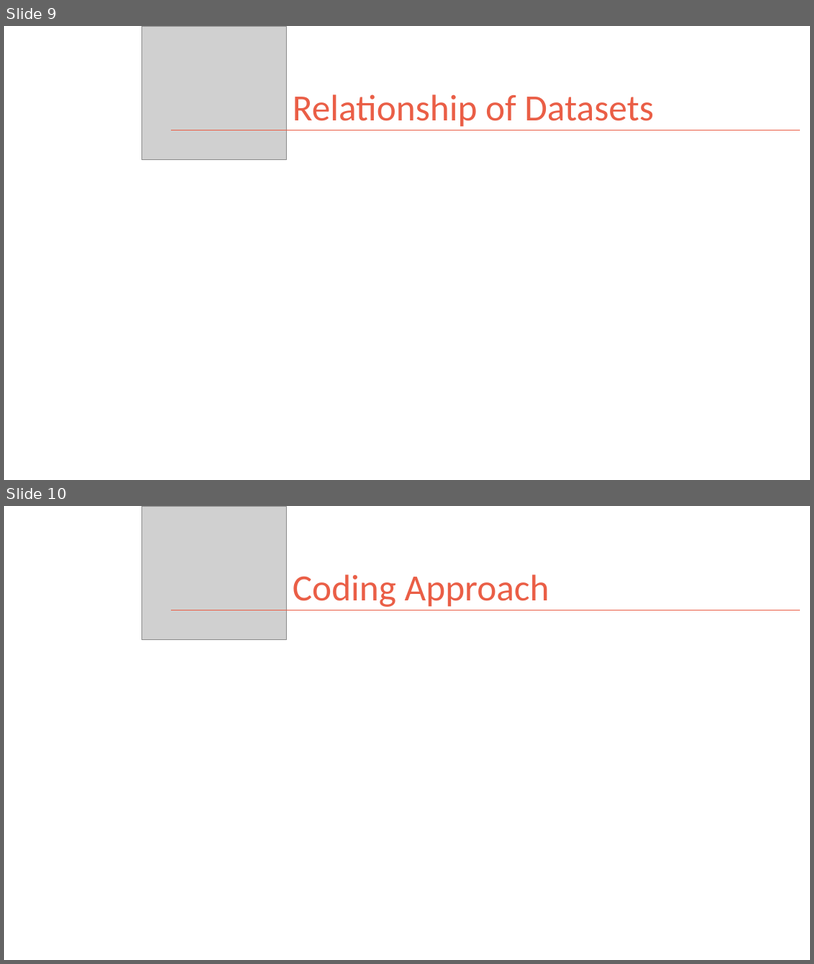
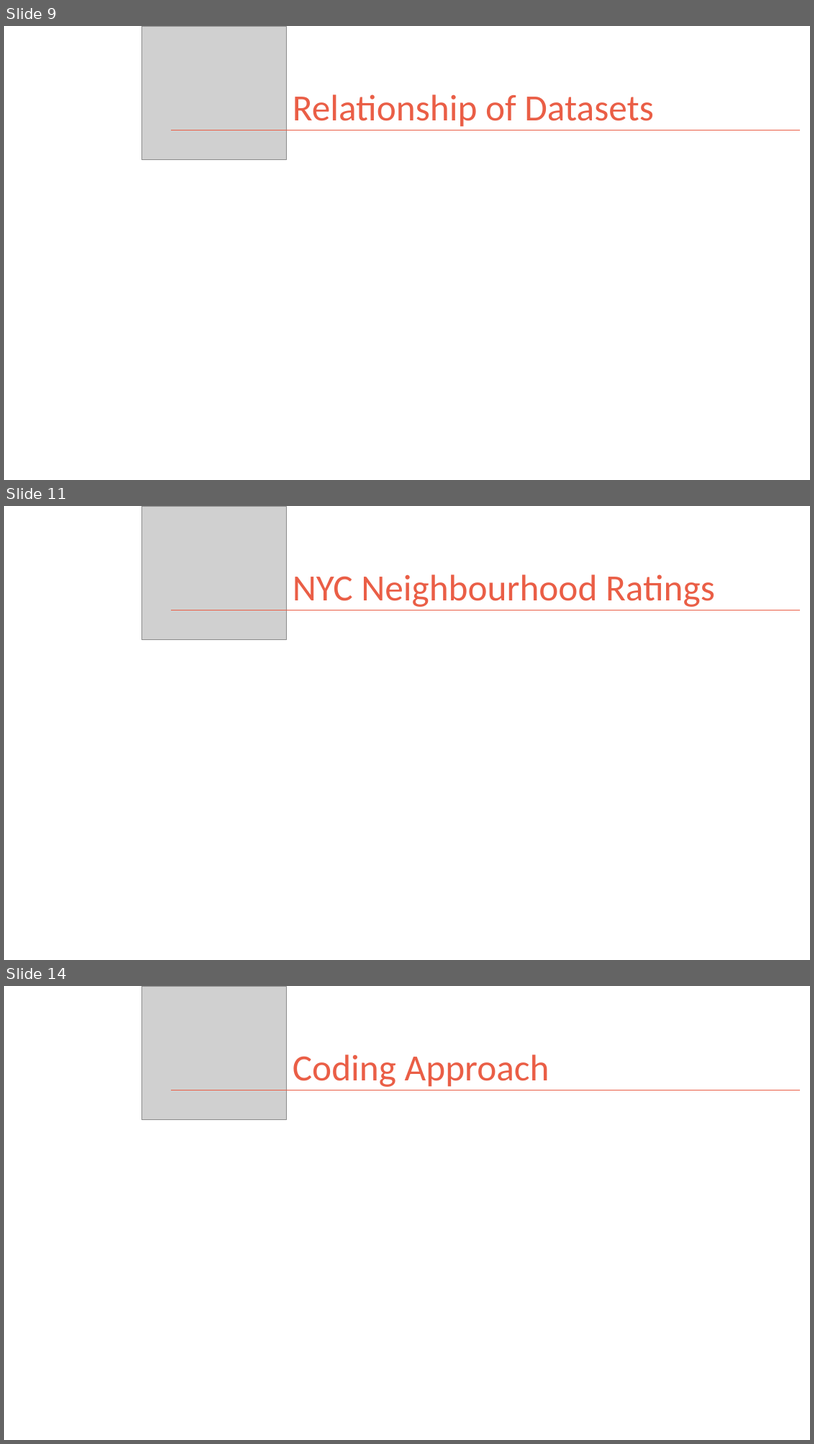
Before and after one commit to kman4/Airbnb_analysis_NYC, a slide deck: Airbnb NYC Analysis Presentation Deck.pptx. Shown one above the other, each under a label of ours: slides 9 and 10 before the commit, slides 9, 11 and 14 after it; the slides between them are not shown. The pictures are 814x964 and 814x1444 pixels, drawn with LibreOffice and Linux fonts; fonts in the diff are those of the drawing; grey boxes stand for pictures. Boxes give left, top, right and bottom in pixels: in the first picture for what was removed or moved away, otherwise in the second. Text is boxed around its words. In the diff, an @@ line names an element or a change of style, - is before the commit and + after.

```diff
--- a/Airbnb NYC Analysis Presentation Deck.pptx
+++ b/Airbnb NYC Analysis Presentation Deck.pptx
@@ slide 11 added at (x1=4, y1=506, x2=810, y2=960), background #FFFFFF @@
@@ picture added at (x1=142, y1=506, x2=286, y2=640) @@
@@ title added at (x1=293, y1=574, x2=715, y2=607), 44 pt, text #EA5E46 @@
+NYC Neighbourhood Ratings
@@ line added from (171, 610) to (801, 610), #EA5E46 1 pt @@
@@ what was slide 10 is now slide 14 @@
```
Also in this commit, not shown: 3 slides changed, 2 other slides added, 1 slide removed.
